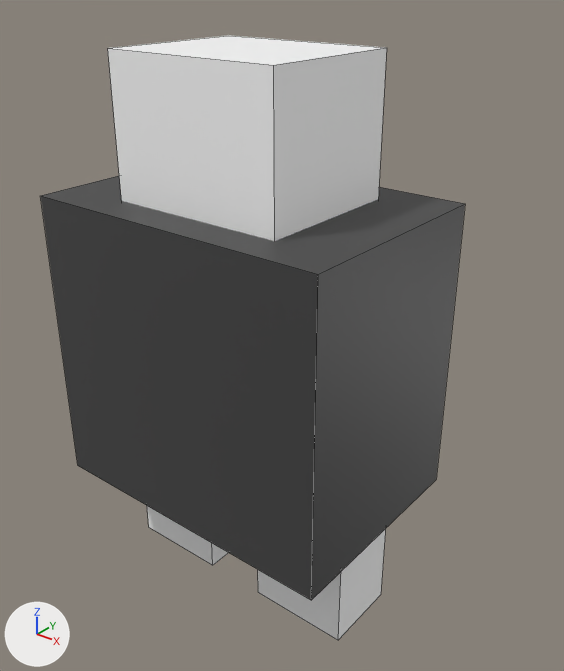
A saved change to the FBX model Art/fbx_Player.fbx.
One viewpoint serves both versions: a camera (50 mm lens) standing at (0.00835, -0.0096, 0.00626) and looking at (0.00036, 0.00039, 0.00007). The lights are fixed; the arrows at lower left show +X, +Y and +Z. Mesh edges are drawn as thin lines. Where no turn or scale is listed for an object, it has been applied to the vertices.

The first picture shows 'sm_Player'.
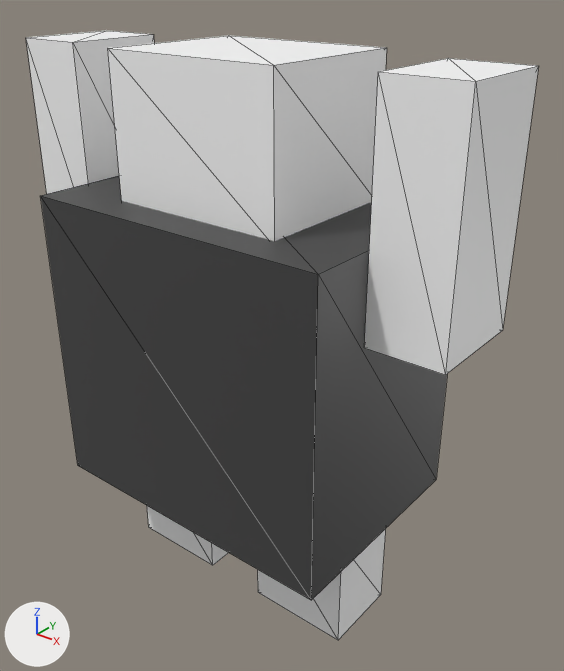
Where the newer file only moved an object's origin or applied its transform, the numbers keep the older frame.

Location of each change, (x1, y1, x2, y2) in pixels of the pictures (564 x 671 px):
```json
{"object": "sm_Player", "change": "reshaped", "before": [41, 35, 465, 640], "after": [26, 30, 538, 640], "on screen": "21% wider"}
{"part": 1, "of": "me_mesh", "change": "added", "after": [26, 30, 154, 194]}
{"part": 2, "of": "me_mesh", "change": "added", "after": [364, 58, 538, 375]}
{"part": 3, "of": "me_mesh", "change": "built on", "before": [41, 35, 465, 640], "after": [41, 35, 447, 640]}
```

Scene script edits in JSON lines:
```json
{"block": "me_mesh", "where": "# used by ob_sm_player; location = (-0.00003, 0.0, 0.0)"}
{"op": "remove", "block": "me_mesh", "code": "me_mesh.from_pydata(...)  # 32 vertices, 21 faces; spans x -0.00291..0.00291, y -0.00203..0.00203, z -0.005..0.005"}
{"op": "add", "block": "me_mesh", "code": "me_mesh.from_pydata(...)  # 48 vertices, 66 faces; spans x -0.00437..0.00427, y -0.00203..0.00203, z -0.005..0.005"}
{"block": "me_mesh", "change": "me_mesh part 1: a new loose piece, a box spanning x -0.00437..-0.00305, y -0.00091..0.00091, z 0.00114..0.00497, in mat_mat_playerprimary (white #ffffff)"}
{"block": "me_mesh", "change": "me_mesh part 2: a new loose piece, a box spanning x 0.00295..0.00427, y -0.00091..0.00091, z 0.00114..0.00497, in mat_mat_playerprimary (white #ffffff)"}
{"block": "me_mesh", "change": "me_mesh part 3"}
{"block": "me_mesh", "change": "21 faces are deleted"}
{"block": "me_mesh", "change": "30 new faces join them, mat_mat_playerprimary (white #ffffff)"}
{"block": "me_mesh", "change": "12 new faces join them, mat_mat_playersecondary (black #434343)"}
```
